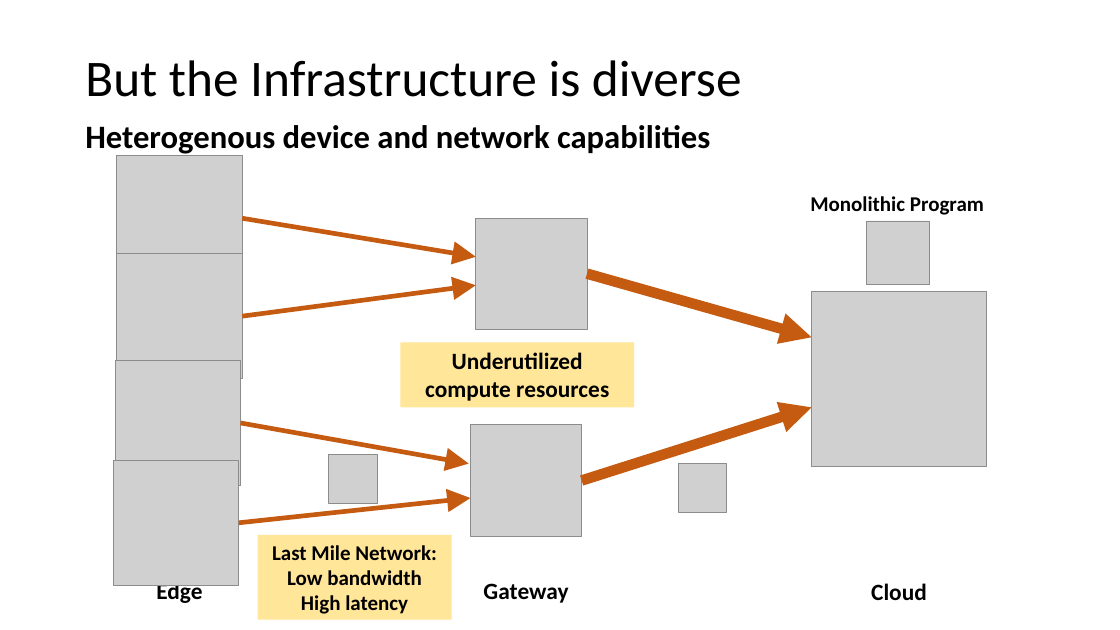
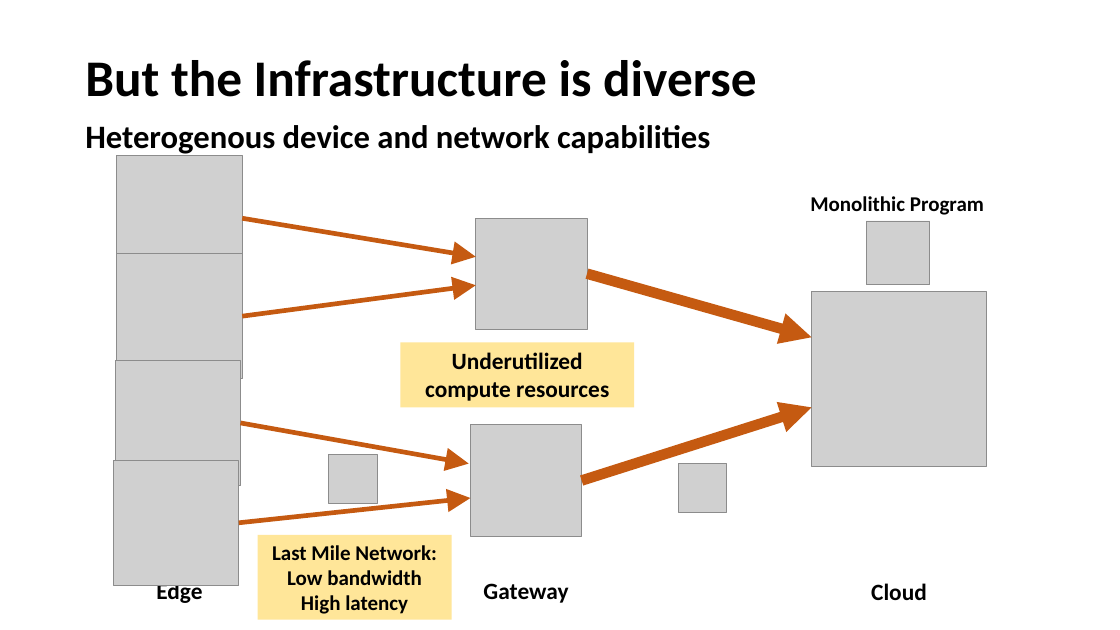
Before and after one commit to romilbhardwaj/nomad, a slide deck: slide 4 of tutorial/Nomad Bootcamp.pptx. Drawn at 1120x630 pixels with LibreOffice and Linux fonts; fonts in the diff are those of the drawing; grey boxes stand for pictures. Boxes give left, top, right and bottom in pixels: in the first picture for what was removed or moved away, otherwise in the second. Text is boxed around its words. In the diff, an @@ line names an element or a change of style, - is before the commit and + after.

```diff
--- a/tutorial/Nomad Bootcamp.pptx
+++ b/tutorial/Nomad Bootcamp.pptx
@@ title "But the Infrastructure is diverse" at box(85, 60, 757, 97): bold on @@
```
Also in this commit, not shown: 7 other slides changed, 2 slides added, 3 slides removed, 8 other files.
